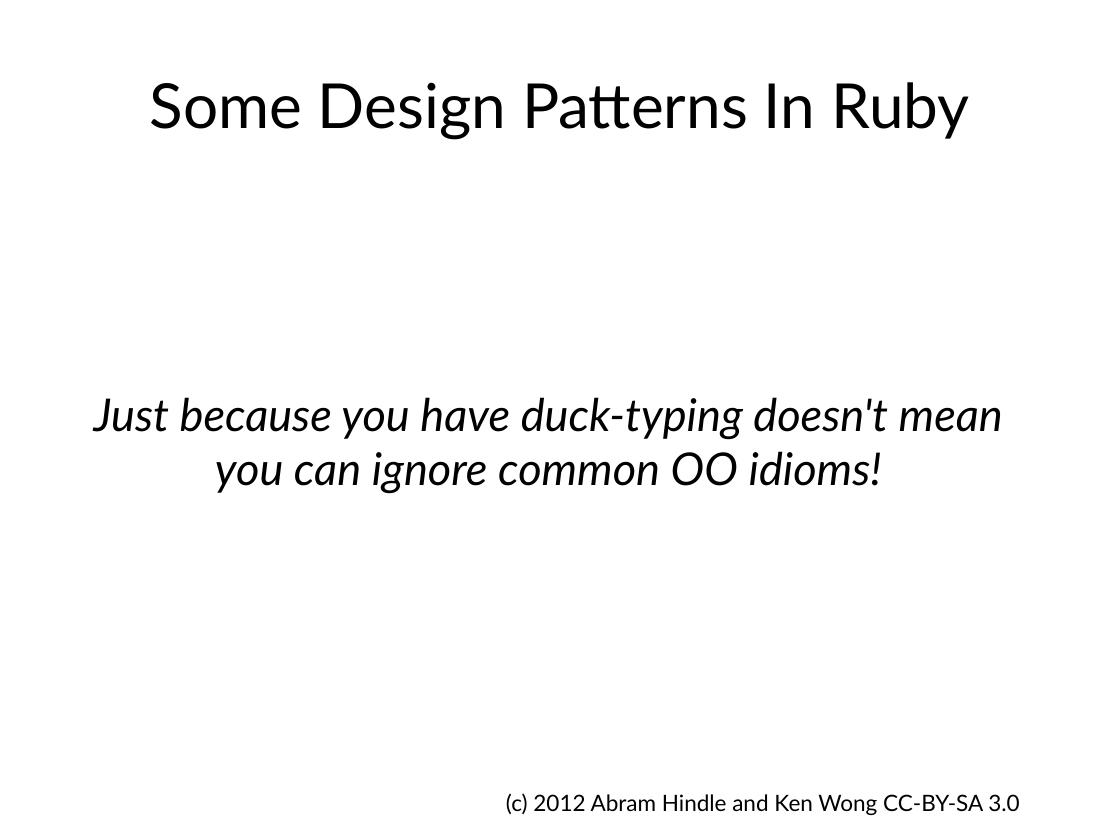
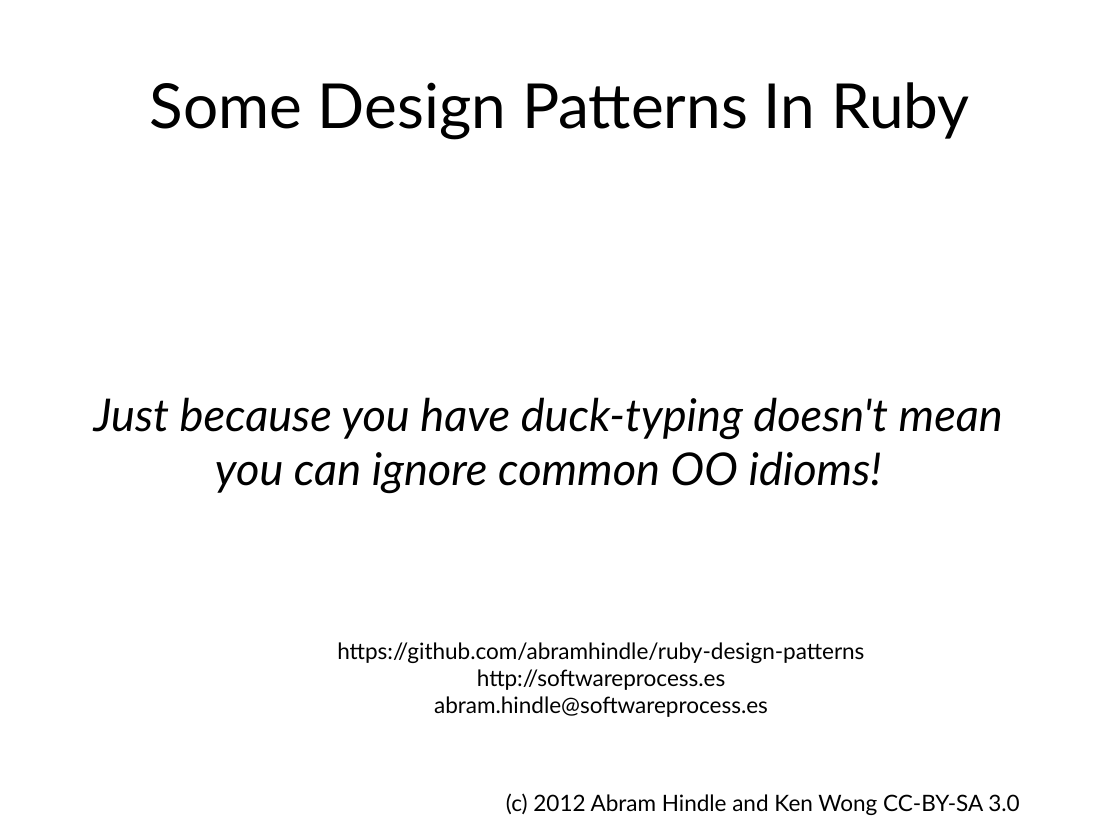
Before and after one commit to abramhindle/ruby-design-patterns, a slide deck: slide 1 of ruby-design-patterns-partI.odp. Drawn at 1120x840 pixels with LibreOffice and Linux fonts; fonts in the diff are those of the drawing. Boxes give left, top, right and bottom in pixels: in the first picture for what was removed or moved away, otherwise in the second. Text is boxed around its words. In the diff, an @@ line names an element or a change of style, - is before the commit and + after.

Commit message:
presented 1 and 2

```diff
--- a/ruby-design-patterns-partI.odp
+++ b/ruby-design-patterns-partI.odp
@@ text added at [337, 642, 864, 717], 16 pt, text #000000 @@
+https://github.com/abramhindle/ruby-design-patterns
+http://softwareprocess.es
+abram.hindle@softwareprocess.es
```
